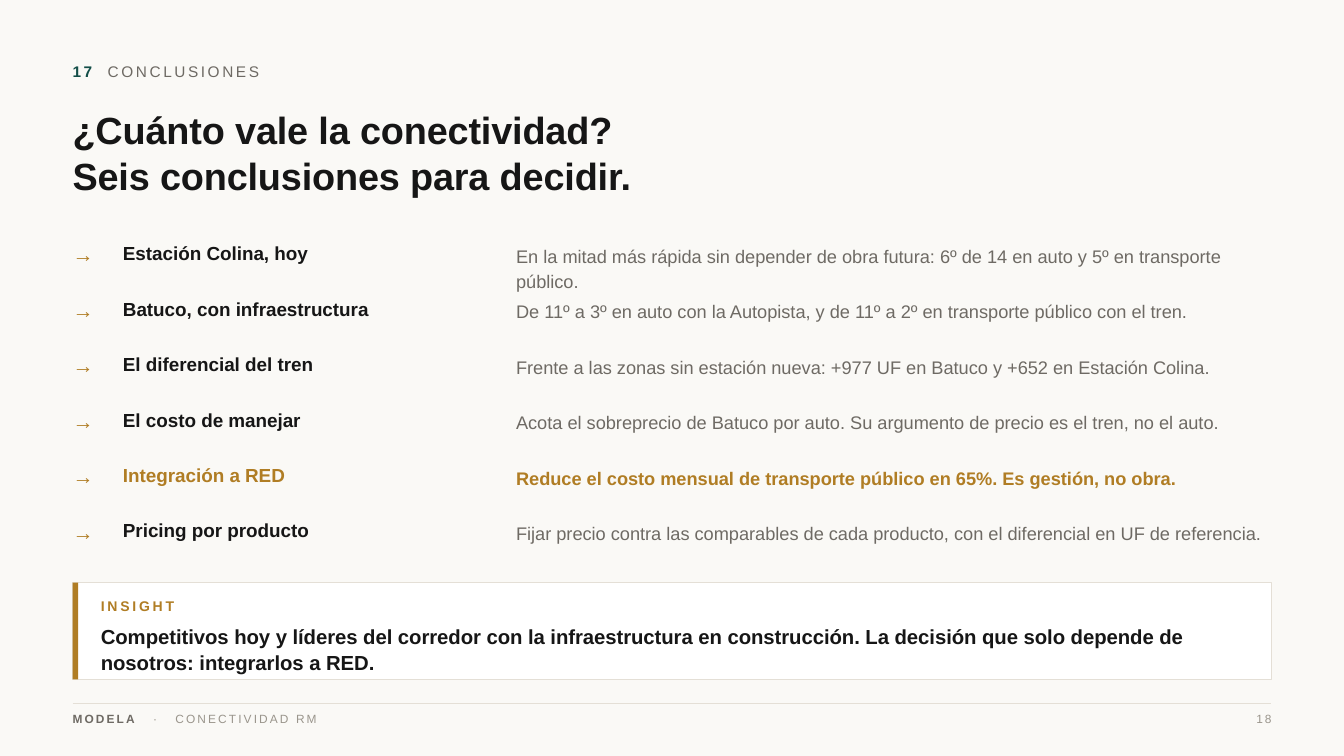
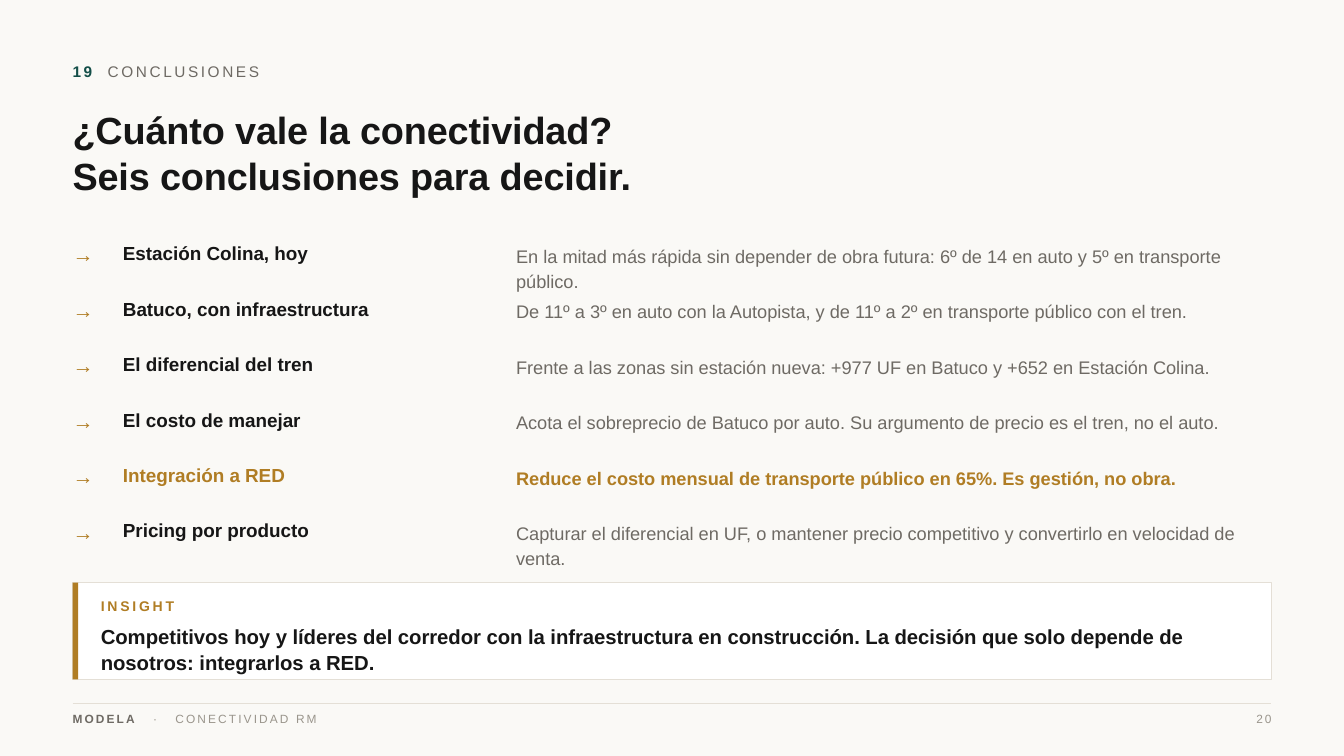
Before and after one commit to modela-simulador/modela-simulador, a slide deck: slide 20 of public/conectividad/Conectividad-Modela.pptx (slide 18 before the commit). Drawn at 1344x756 pixels with LibreOffice and Linux fonts; fonts in the diff are those of the drawing. Boxes give left, top, right and bottom in pixels: in the first picture for what was removed or moved away, otherwise in the second. Text is boxed around its words. In the diff, an @@ line names an element or a change of style, - is before the commit and + after.

```diff
--- a/public/conectividad/Conectividad-Modela.pptx
+++ b/public/conectividad/Conectividad-Modela.pptx
@@ text at box(73, 66, 259, 77): text changed @@
-17 CONCLUSIONES
+19 CONCLUSIONES
@@ text at box(516, 527, 1234, 565): text changed @@
-Fijar precio contra las comparables de cada producto, con el diferencial en UF de referencia.
+Capturar el diferencial en UF, o mantener precio competitivo y convertirlo en velocidad de venta.
@@ text at box(1256, 715, 1271, 723): text changed @@
-18
+20
```
Also in this commit, not shown: 12 other slides changed, 3 slides added, 33 other files.
